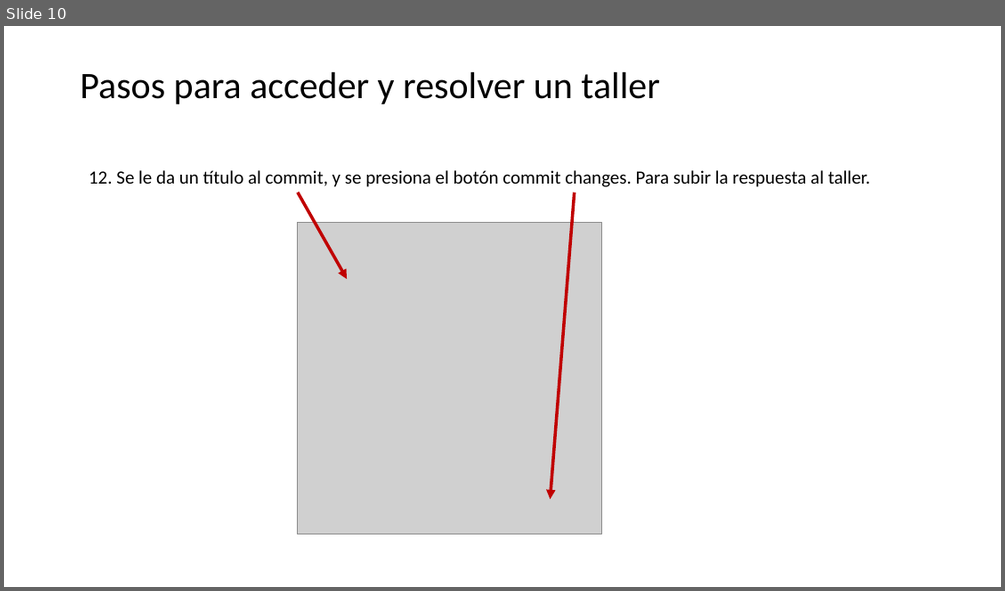
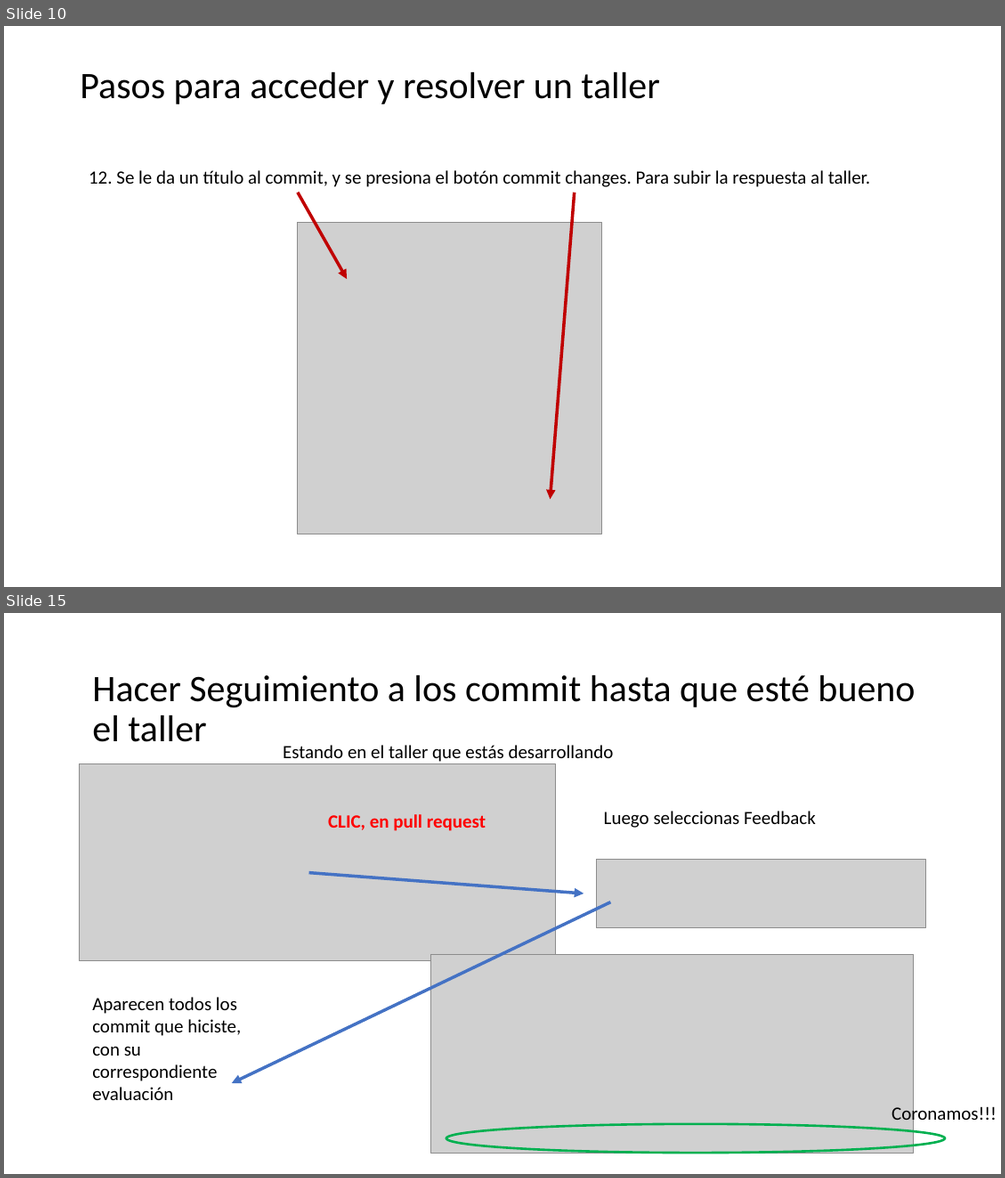
Before and after one commit to CesarLopez-Profe/Logica-de-programacion, a slide deck: Pasos_para_acceder_resolver_taller_offline.pptx. Shown one above the other, each under a label of ours: slide 10 before the commit, slides 10 and 15 after it; the slides between them are not shown. The pictures are 1005x591 and 1005x1178 pixels, drawn with LibreOffice and Linux fonts; fonts in the diff are those of the drawing; grey boxes stand for pictures. Boxes give left, top, right and bottom in pixels: in the first picture for what was removed or moved away, otherwise in the second. Text is boxed around its words. In the diff, an @@ line names an element or a change of style, - is before the commit and + after.

Commit message:
Actualizacion ppts condicionales y pasos para talleres en github

```diff
--- a/Pasos_para_acceder_resolver_taller_offline.pptx
+++ b/Pasos_para_acceder_resolver_taller_offline.pptx
@@ slide 15 added at <box>4,613,1001,1174</box>, background #FFFFFF @@
@@ text added at <box>92,675,914,742</box>, 36 pt, text #000000 @@
+Hacer Seguimiento a los commit hasta que esté bueno el taller
@@ text added at <box>283,745,614,762</box>, 18 pt, text #000000 @@
+Estando en el taller que estás desarrollando
@@ picture added at <box>80,764,555,961</box> @@
@@ text added at <box>328,814,485,831</box>, 18 pt, text #FF0000, bold @@
+CLIC, en pull request
@@ text added at <box>604,811,816,827</box>, 18 pt, text #000000 @@
+Luego seleccionas Feedback
@@ arrow added from (309, 873) to (583, 893), #4472C4 3 pt @@
@@ picture added at <box>596,859,925,928</box> @@
@@ arrow added from (610, 902) to (231, 1083), #4472C4 3 pt @@
@@ picture added at <box>430,954,914,1152</box> @@
@@ text added at <box>92,997,241,1100</box>, 18 pt, text #000000 @@
+Aparecen todos los commit que hiciste, con su correspondiente evaluación
@@ text added at <box>891,1103,996,1125</box>, 18 pt, text #000000 @@
+Coronamos!!!
@@ ellipse added at <box>446,1124,946,1152</box>, outline #00B050 2.25 pt @@
```
Also in this commit, not shown: 4 other slides added, 2 other files.
